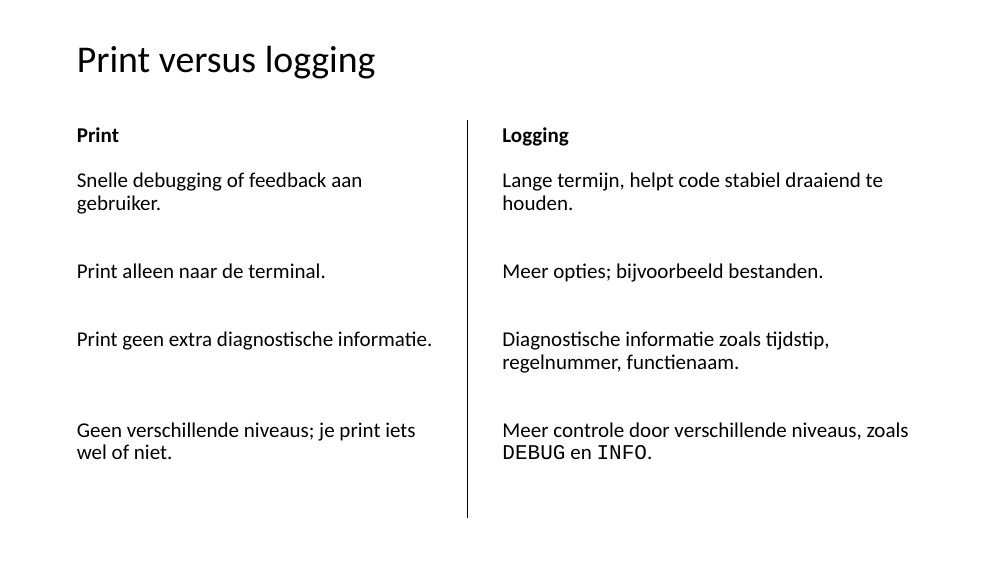
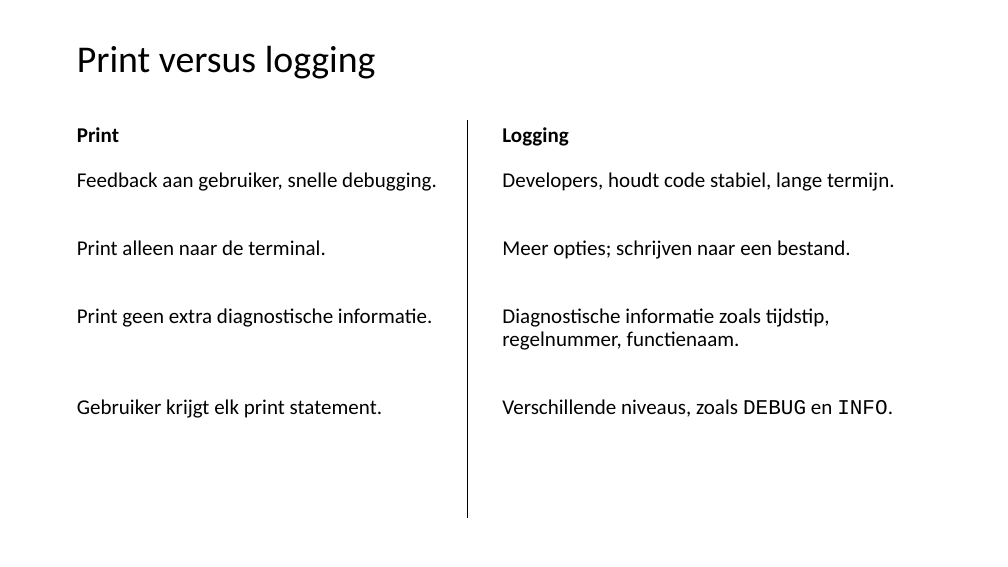
Before and after one commit to LFKoning/knowledge-sharing, a slide deck: slide 24 of python_trainees/2_production_code/python_traineeship_2.pptx (slide 23 before the commit). Drawn at 1008x567 pixels with LibreOffice and Linux fonts; fonts in the diff are those of the drawing. Boxes give left, top, right and bottom in pixels: in the first picture for what was removed or moved away, otherwise in the second. Text is boxed around its words. In the diff, an @@ line names an element or a change of style, - is before the commit and + after.

```diff
--- a/python_trainees/2_production_code/python_traineeship_2.pptx
+++ b/python_trainees/2_production_code/python_traineeship_2.pptx
@@ text at <box>77,172,437,191</box>: text changed @@
-Snelle debugging of feedback aan gebruiker.
+Feedback aan gebruiker, snelle debugging.
@@ text at <box>502,172,895,259</box>: text changed @@
-Lange termijn, helpt code stabiel draaiend te houden.
-Meer opties; bijvoorbeeld bestanden.
+Developers, houdt code stabiel, lange termijn.
+Meer opties; schrijven naar een bestand.
@@ text at <box>77,399,382,418</box>: text changed @@
-Geen verschillende niveaus; je print iets wel of niet.
+Gebruiker krijgt elk print statement.
@@ text at <box>502,399,893,417</box>: text changed @@
-Meer controle door verschillende niveaus, zoals DEBUG en INFO.
+Verschillende niveaus, zoals DEBUG en INFO.
```
Also in this commit, not shown: 30 other slides changed, 3 slides added, 1 slide removed, 12 other files.
